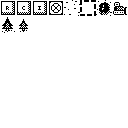
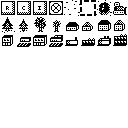
Revision of a layered w=128, h=128 image; what changed, layer by layer:
painted on "Background" over <box>2,17,127,47</box>
